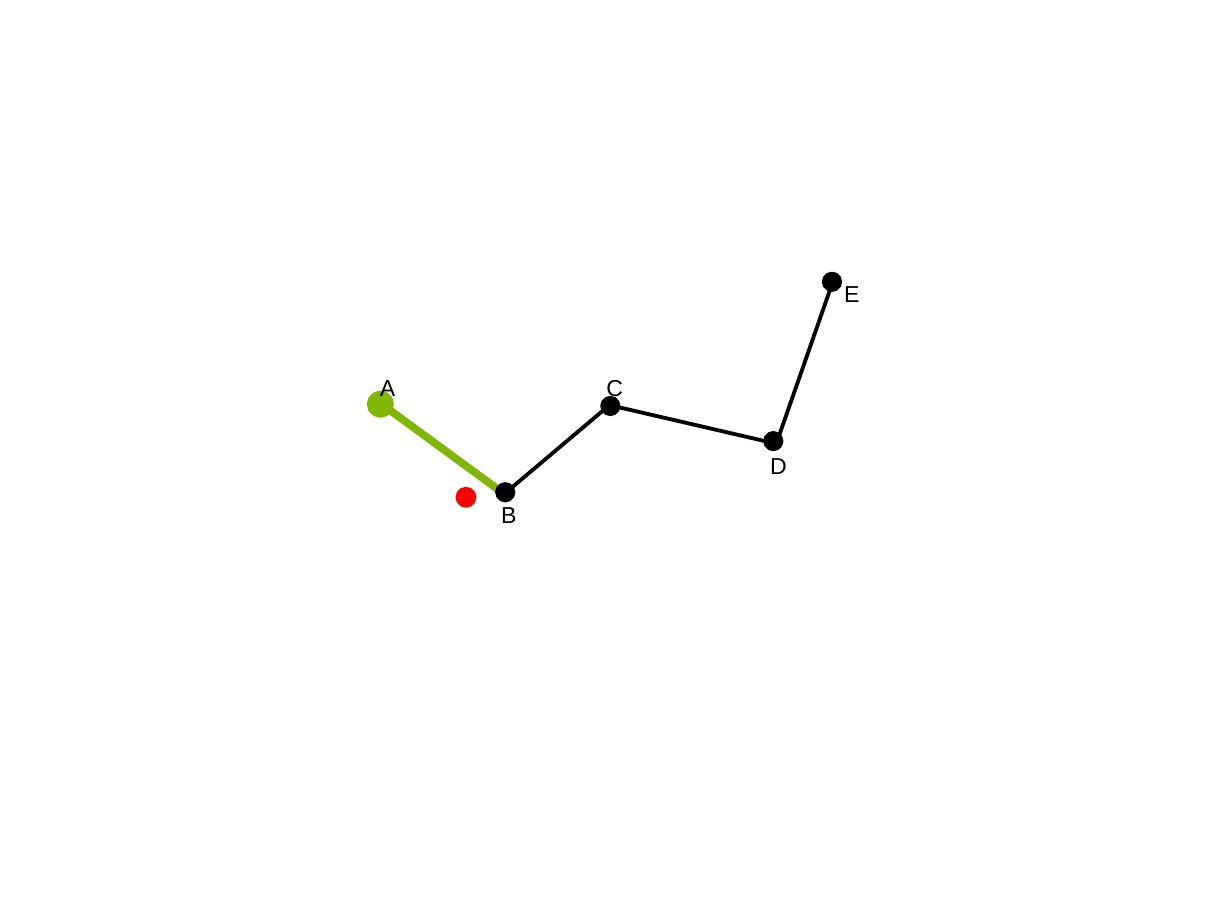
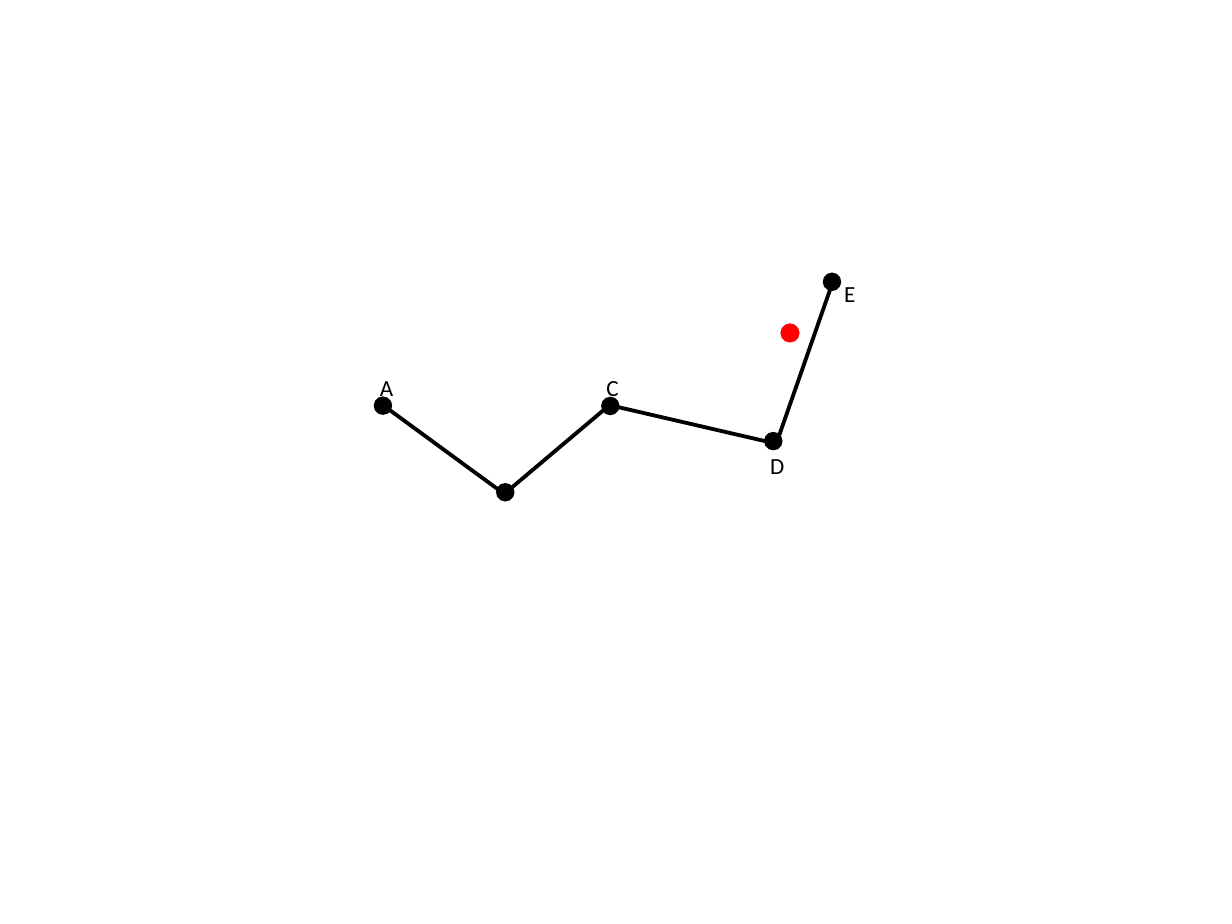
Before and after one commit to hqt/street-router, a slide deck: slide 88 of Document/presentation/full presentation.pptx (slide 51 before the commit). Drawn at 1232x924 pixels with LibreOffice and Linux fonts; fonts in the diff are those of the drawing. Boxes give left, top, right and bottom in pixels: in the first picture for what was removed or moved away, otherwise in the second. Text is boxed around its words. In the diff, an @@ line names an element or a change of style, - is before the commit and + after.

```diff
--- a/Document/presentation/full presentation.pptx
+++ b/Document/presentation/full presentation.pptx
@@ font Arial to Calibri in 4 elements at (770,459,784,474), (380,381,393,403), (606,381,618,403), (844,287,855,302) @@
@@ ellipse added at (781,324,798,341), fill #FF0000, outline #FF0000 1 pt @@
@@ ellipse at (375,397,392,414): fill #80B606 to #000000; outline #80B606 6 pt to #000000 1 pt @@
@@ line (383, 405) - (504, 494): stroke #80B606 4.5 pt to #000000 2.25 pt @@
@@ ellipse at (602,398,620,415): outline #000000 2 pt to #000000 1 pt @@
@@ ellipse removed at (457,489,474,506) @@
@@ ellipse at (496,484,514,501): outline #000000 2 pt to #000000 1 pt @@
@@ text removed at (501,507,516,523) @@
-B
```
Also in this commit, not shown: 70 other slides changed, 3 slides added, 4 slides removed, 17 other files.
